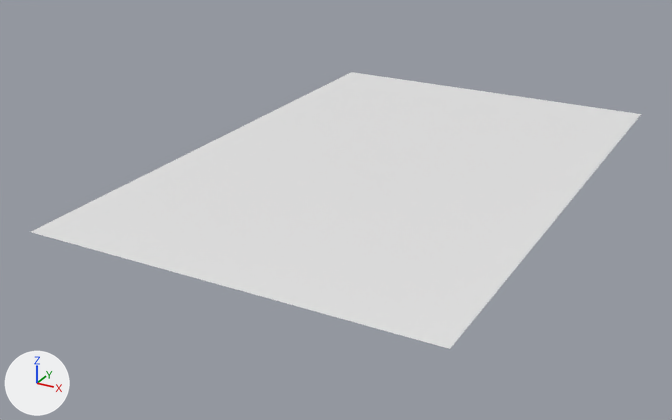
Two versions of the FBX model Assets/Blender/Enviroment/Forest/Forest.fbx, one commit apart.
Before and after are seen from a camera (50 mm lens) standing at (494.0, -1039.0, 451.0) and looking at (-65.0, -22.0, -58.0). Every picture has the same lights, and +X, +Y and +Z are marked at lower left.

Objects in the first picture: 'Ground.002'.
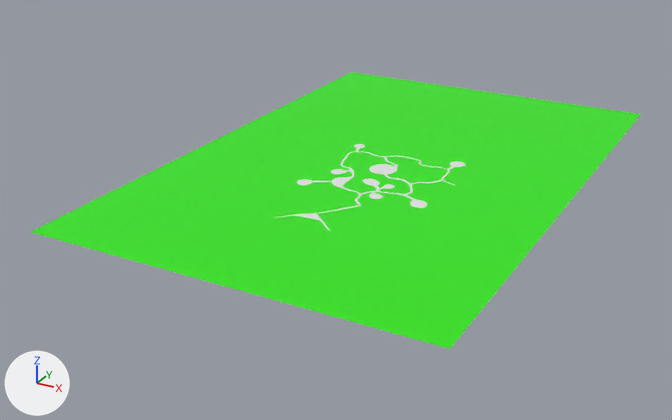
Where the change shows, as pixel boxes (x1, y1, x2, y2) in the pictures (672 x 420 px):
part 1 of me_plane_002, recoloured (white to green)
    both: (32, 114, 641, 349)
part 2 of me_plane_002, recoloured (white to green)
    both: (31, 73, 357, 232)
part 3 of me_plane_002, recoloured (white to green)
    both: (351, 72, 640, 164)

Edits to the bpy script that builds the scene:
```text
Add mat_green:
    mat_green = principled_material('Green')
    mat_green.base_color = (0.0262, 0.8, 0.0)  # green #2de700
Change me_plane_002:
    where me_plane_002.from_pydata(...)  # 529 vertices, 279 faces; spans x -278.0..238.0, y -360.0..424.0, z 0.0
    used by ob_ground_002; location = (0.0, 0.0, 0.0)
    me_plane_002 part 1: 9 of the faces centred in x -45.0..142.0, y -233.0..69.0, z 0.0 switch from mat_map (its picture is missing) to mat_green (green #2de700)
    me_plane_002 part 2: 1 of the faces centred in x -186.0, y -8.0, z 0.0 switch from mat_map (its picture is missing) to mat_green (green #2de700)
    me_plane_002 part 3: 1 of the faces centred in x -10.0, y 259.0, z 0.0 switch from mat_map (its picture is missing) to mat_green (green #2de700)
```
